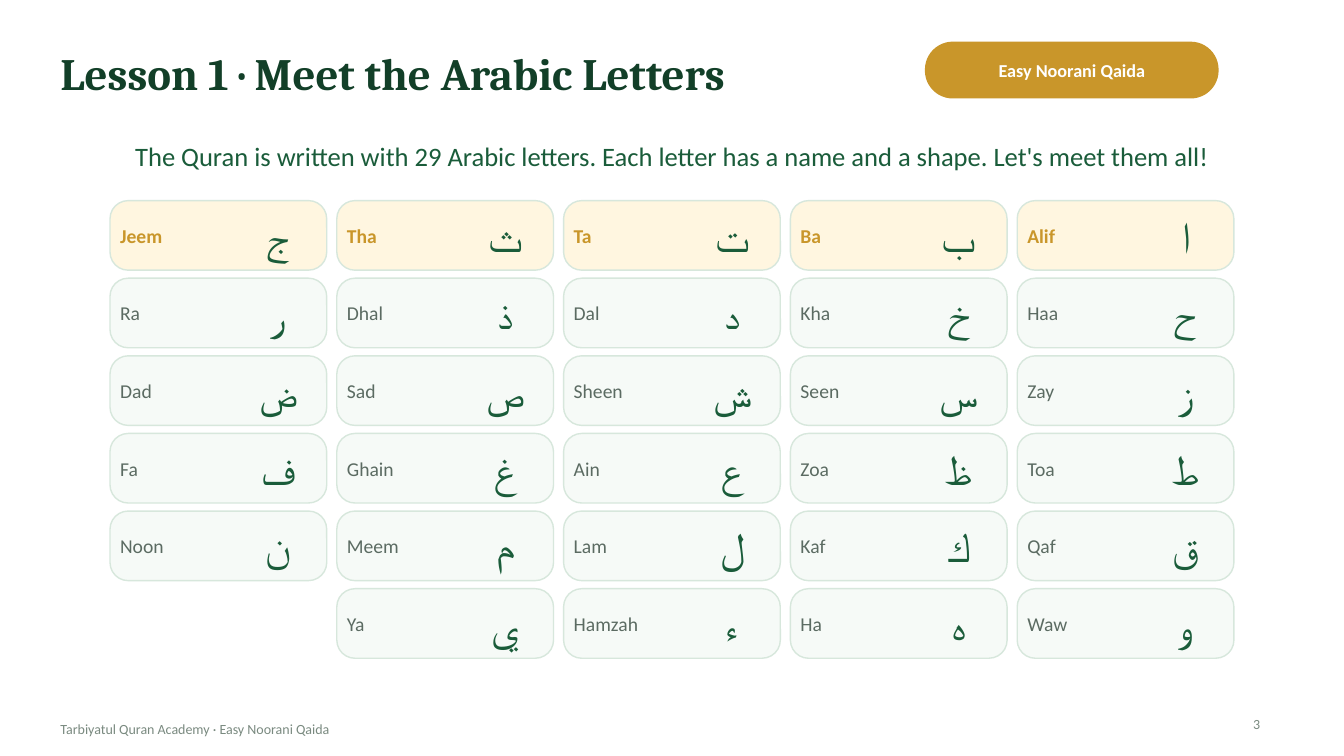
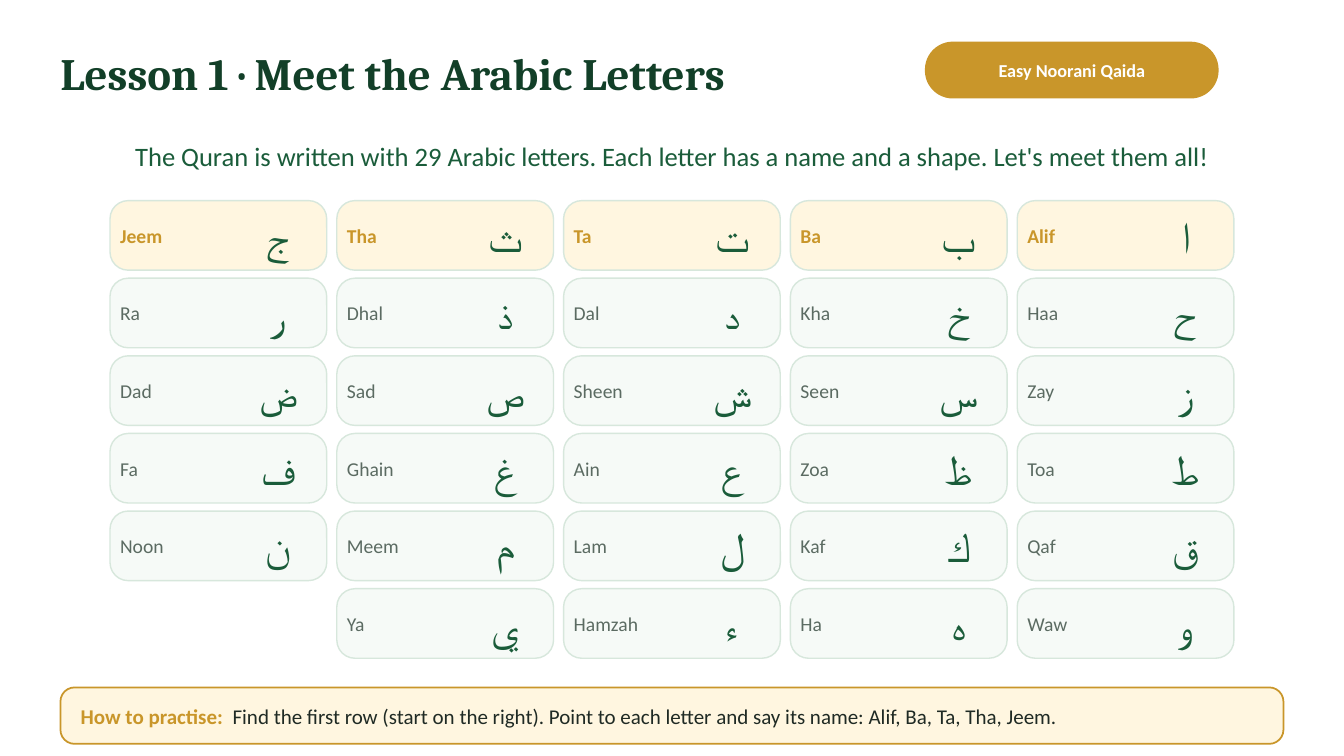
Before and after one commit to ibnhosain/TQA-Management-System, a slide deck: slide 3 of backend/core/deck_seed/easy-noorani-qaida-lecture-01-student.pptx. Drawn at 1344x756 pixels with LibreOffice and Linux fonts; fonts in the diff are those of the drawing; background and template pictures are left out. Boxes give left, top, right and bottom in pixels: in the first picture for what was removed or moved away, otherwise in the second. Text is boxed around its words. In the diff, an @@ line names an element or a change of style, - is before the commit and + after.

```diff
--- a/backend/core/deck_seed/easy-noorani-qaida-lecture-01-student.pptx
+++ b/backend/core/deck_seed/easy-noorani-qaida-lecture-01-student.pptx
@@ rounded rectangle added at (x1=60, y1=688, x2=1284, y2=744), fill #FFF6E0, outline #C9962A 1.25 pt @@
@@ text added at (x1=81, y1=709, x2=1057, y2=728), 15 pt, text #1F2A24 @@
+How to practise: Find the first row (start on the right). Point to each letter and say its name: Alif, Ba, Ta, Tha, Jeem.
@@ text removed at (x1=60, y1=724, x2=329, y2=736) @@
-Tarbiyatul Quran Academy · Easy Noorani Qaida
@@ page number removed at (x1=1253, y1=720, x2=1260, y2=729) @@
-3
```
Also in this commit, not shown: 20 other slides changed, 2 other files.
